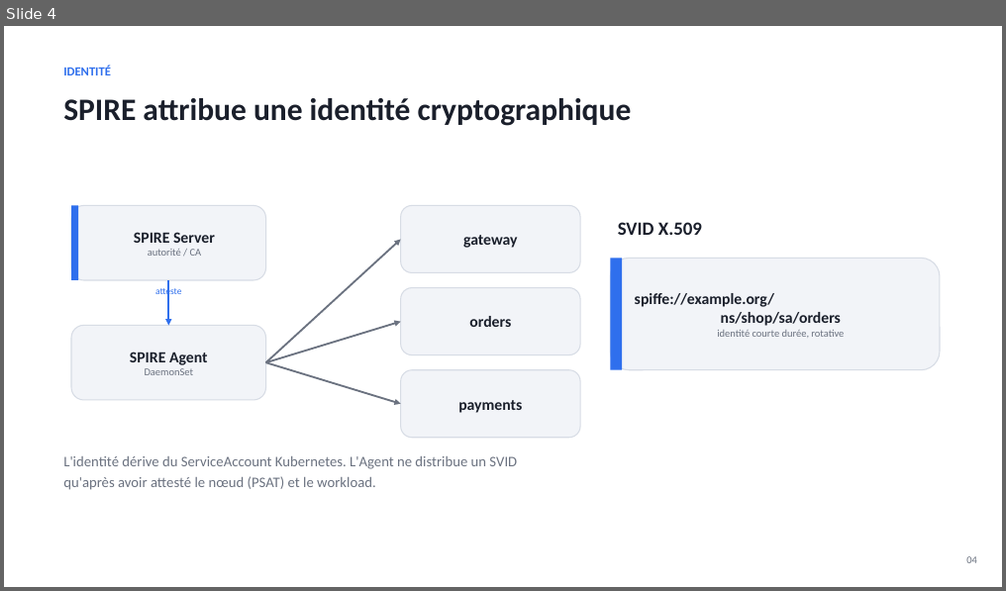
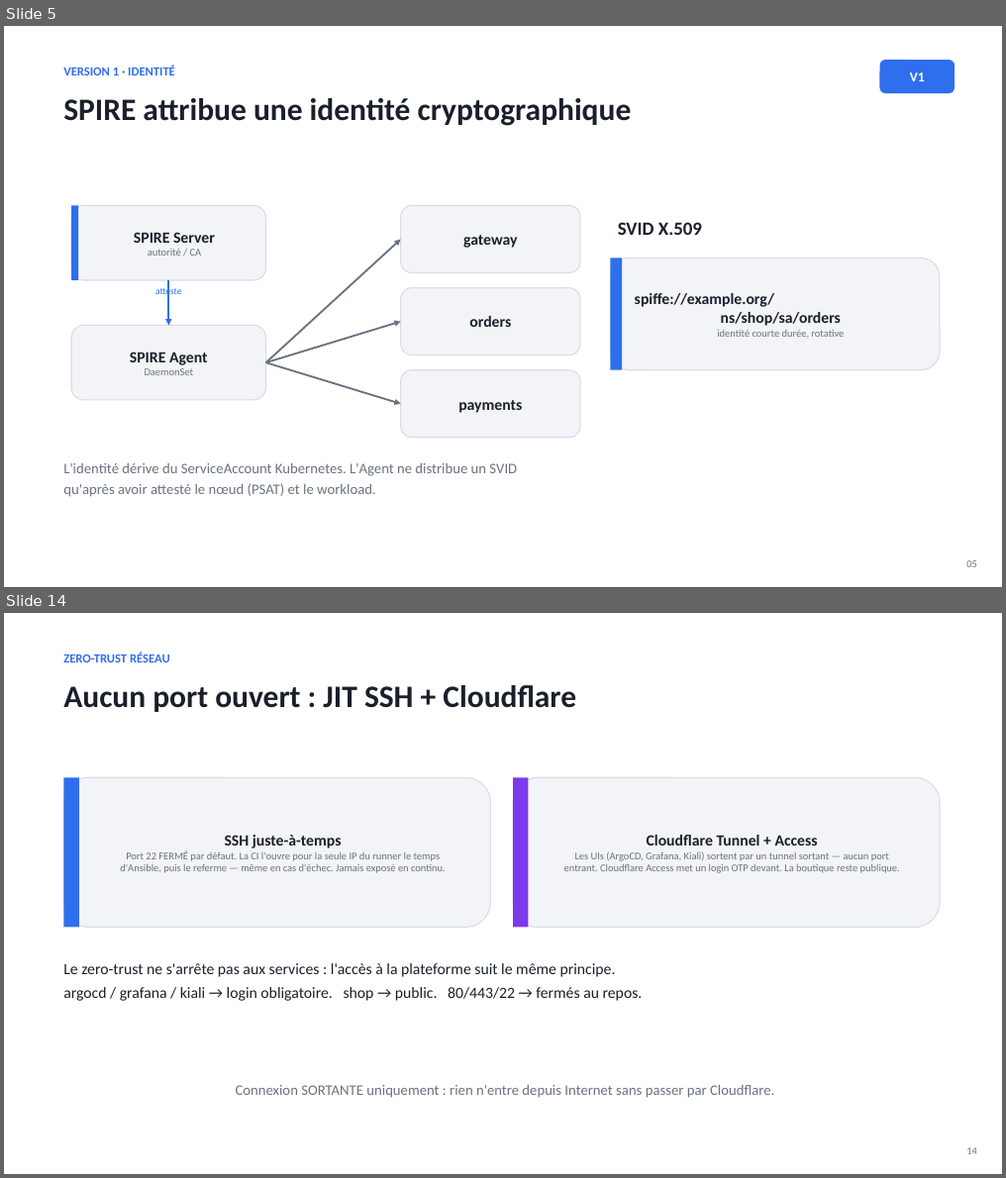
Before and after one commit to Sipixer/SPIRE-DevSecOps, a slide deck: slides/SPIRE-Zero-Trust.pptx. Shown one above the other, each under a label of ours: slide 4 before the commit, slides 5 and 14 after it; the slides between them are not shown. The pictures are 1006x591 and 1006x1178 pixels, drawn with LibreOffice and Linux fonts; fonts in the diff are those of the drawing. Boxes give left, top, right and bottom in pixels: in the first picture for what was removed or moved away, otherwise in the second. Text is boxed around its words. In the diff, an @@ line names an element or a change of style, - is before the commit and + after.

Commit message:
slides: deck réécrit en narratif d'évolution v1 -> v2
- 11 -> 17 slides. Fil rouge : le zero-trust (2 principes) porté
  différemment par les 2 versions.
- V1 (SPIRE manuel) : identité SVID, mTLS+policy en code, Envoy manuel,
  puis une slide 'limites' (charnière).
- V2 (Istio) : bascule (l'app -> le mesh), AuthorizationPolicy déclaratives,
  le 403 démontré, Kiali observable.
- slide comparaison v1 vs v2 (identité/mTLS/autz/observabilité).
- slide accès zero-trust : JIT SSH + Cloudflare Tunnel/Access.
- infra à jour (Istio au lieu de SPIRE dans les slides plateforme/CI).

```diff
--- a/slides/SPIRE-Zero-Trust.pptx
+++ b/slides/SPIRE-Zero-Trust.pptx
@@ slide 14 added at bbox=[4, 613, 1002, 1174], background #FFFFFF @@
@@ text added at bbox=[63, 652, 170, 663], 12 pt, text #2F6FED, bold @@
+ZERO-TRUST RÉSEAU
@@ text added at bbox=[63, 685, 576, 712], 30 pt, text #1A1F2B, bold @@
+Aucun port ouvert : JIT SSH + Cloudflare
@@ rounded rectangle added at bbox=[63, 777, 491, 928], fill #F2F4F8, outline #D7DCE5 1 pt, 10 pt, text #6B7280 @@
+SSH juste-à-temps
+Port 22 FERMÉ par défaut. La CI l'ouvre pour la seule IP du runner le temps
+d'Ansible, puis le referme — même en cas d'échec. Jamais exposé en continu.
@@ rectangle added at bbox=[63, 777, 79, 928], fill #2F6FED @@
@@ rounded rectangle added at bbox=[513, 777, 940, 928], fill #F2F4F8, outline #D7DCE5 1 pt, 10 pt, text #6B7280 @@
+Cloudflare Tunnel + Access
+Les UIs (ArgoCD, Grafana, Kiali) sortent par un tunnel sortant — aucun port
+entrant. Cloudflare Access met un login OTP devant. La boutique reste publique.
@@ rectangle added at bbox=[513, 777, 528, 928], fill #7C3AED @@
@@ text added at bbox=[63, 963, 643, 1001], 15 pt, text #1A1F2B @@
+Le zero-trust ne s'arrête pas aux services : l'accès à la plateforme suit le même principe.
+argocd / grafana / kiali → login obligatoire. shop → public. 80/443/22 → fermés au repos.
@@ text added at bbox=[236, 1085, 774, 1098], 14 pt, text #6B7280 @@
+Connexion SORTANTE uniquement : rien n'entre depuis Internet sans passer par Cloudflare.
@@ text added at bbox=[966, 1148, 977, 1155], 10 pt, text #6B7280 @@
+14
@@ what was slide 4 is now slide 5 @@
@@ slide 5 changed as well @@
@@ text at bbox=[63, 65, 175, 76]: text changed @@
-IDENTITÉ
+VERSION 1 · IDENTITÉ
@@ rounded rectangle added at bbox=[880, 60, 954, 93], fill #2F6FED, 13 pt, text #FFFFFF, bold @@
+V1
@@ text "L'identité dérive du ServiceAccount Kubernetes. ...": place and size @@
-text "L'identité dérive du ServiceAccount Kubernetes. ..." at bbox=[63, 457, 517, 490]
+text "L'identité dérive du ServiceAccount Kubernetes. ..." at bbox=[63, 464, 517, 497]
@@ text removed at bbox=[966, 557, 977, 564] @@
-04
@@ text added at bbox=[966, 561, 977, 568], 10 pt, text #6B7280 @@
+05
```
Also in this commit, not shown: 7 other slides changed, 8 other slides added, 3 slides removed, 1 other file.
